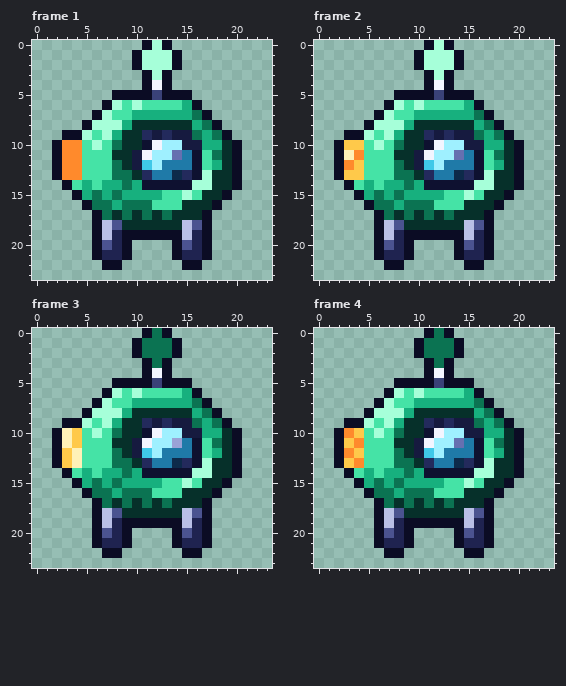
Pixel-art file, stored at games/galaxy/art/probes/sentinel.aseprite. That is the earlier state.
24x24 pixels, 4 frames. Shown: frame 1, frame 2, frame 3, frame 4.
New version:
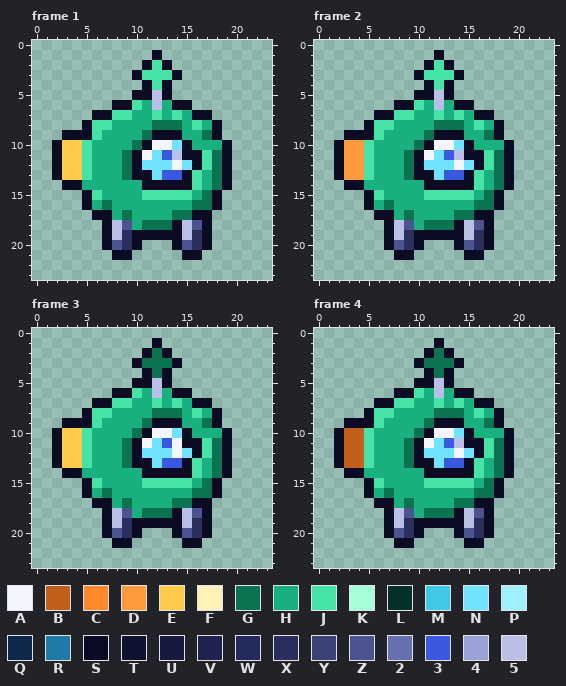
Palette (. is transparent): A #f3f5ff  B #c25f1c  C #ff8a2c  D #ff9a3c  E #ffc94a  F #fff1b8  G #0b7352  H #17b07e  J #45e3a6  K #a6ffd9  L #06302a  M #3fc8e8  N #6fe3ff  P #9ff0ff  Q #0d2a4a  R #1f7aa8  S #0b0c24  T #0e1130  U #161a3f  V #1f2350  W #232a5c  X #2a2f5e  Y #3a4278  Z #4b5390  2 #6670b0  3 #3a58e0  4 #9aa2d6  5 #b9bfe6
From old to new:
Changed rows in their new state; - is an unchanged pixel.
Frame 1, layers "luces", "casco":
first column x 3:
 0 --------...-------
 1 -------..S..------
 2 -------.SJS.------
 3 -------SJJJS------
 4 ---------J--------
 5 -----..--5-..-----
 6 ----.SSJH5HSS.----
 7 ----S----J-J-S----
 8 ---JJH-HHGGGHJH---
 9 --S-H-HHGSSSHHGS.-
10 EE-HHHHGS-ANSH--S.
11 EE-HHHGS-N35SS--S.
12 EE-HHHGSNNNANS-GS.
13 EE-HHH-SSN33SJHGS.
14 -S-H--H-SSSSSJHGS.
15 -.SJ-H--JJ--JHGS.-
16 ---H--HHHHHHHGG---
17 ----SH-HHHHGGS----
18 ---.S5ZHGGGS------
19 ---.S5X------X----
20 ---.SZXS-----X----
21 ---..S-----.SS.---
22 ----..------..----
Frame 2, layers "luces", "casco":
first column x 3:
 0 --------...-------
 1 -------..S..------
 2 -------.SJS.------
 3 -------SJJJS------
 4 ---------J--------
 5 -----..--5-..-----
 6 ----.SSJH5HSS.----
 7 ----S----J-J-S----
 8 ---JJH-HHGGGHJH---
 9 --S-H-HHGSSSHHGS.-
10 DD-HHHHGS-ANSH--S.
11 DD-HHHGS-N35SS--S.
12 DD-HHHGSNNNANS-GS.
13 DD-HHH-SSN33SJHGS.
14 -S-H--H-SSSSSJHGS.
15 -.SJ-H--JJ--JHGS.-
16 ---H--HHHHHHHGG---
17 ----SH-HHHHGGS----
18 ---.S5ZHGGGS------
19 ---.S5X------X----
20 ---.SZXS-----X----
21 ---..S-----.SS.---
22 ----..------..----
Frame 3, layers "luces", "casco":
first column x 3:
 0 --------...-------
 1 -------..S..------
 2 -------.S-S.------
 3 -------SG-GS------
 4 ---------G--------
 5 -----..--5-..-----
 6 ----.SSJH5HSS.----
 7 ----S----J-J-S----
 8 ---JJH-HHGGGHJH---
 9 --S-H-HHGSSSHHGS.-
10 E--HHHHGS-ANSH--S.
11 E--HHHGS-N3ASS--S.
12 -E-HHHGSNNNANS-GS.
13 -E-HHH-SSN33SJHGS.
14 -S-H--H-SSSSSJHGS.
15 -.SJ-H--JJ--JHGS.-
16 ---H--HHHHHHHGG---
17 ----SH-HHHHGGS----
18 ---.S5ZHGGGS------
19 ---.S5X------X----
20 ---.SZXS-----X----
21 ---..S-----.SS.---
22 ----..------..----
Frame 4, layers "luces", "casco":
first column x 3:
 0 --------...-------
 1 -------..S..------
 2 -------.S-S.------
 3 -------SG-GS------
 4 ---------G--------
 5 -----..--5-..-----
 6 ----.SSJH5HSS.----
 7 ----S----J-J-S----
 8 ---JJH-HHGGGHJH---
 9 --S-H-HHGSSSHHGS.-
10 BB-HHHHGS-ANSH--S.
11 BB-HHHGS-N35SS--S.
12 BB-HHHGSNNNANS-GS.
13 BB-HHH-SSN33SJHGS.
14 -S-H--H-SSSSSJHGS.
15 -.SJ-H--JJ--JHGS.-
16 ---H--HHHHHHHGG---
17 ----SH-HHHHGGS----
18 ---.S5ZHGGGS------
19 ---.S5X------X----
20 ---.SZXS-----X----
21 ---..S-----.SS.---
22 ----..------..----
Boxes around the changes in both pictures, in picture pixels (x1, y1, x2, y2):
changed: (62, 40, 242, 270)
changed: (344, 40, 524, 270)
changed: (62, 328, 242, 558)
changed: (344, 328, 524, 558)
